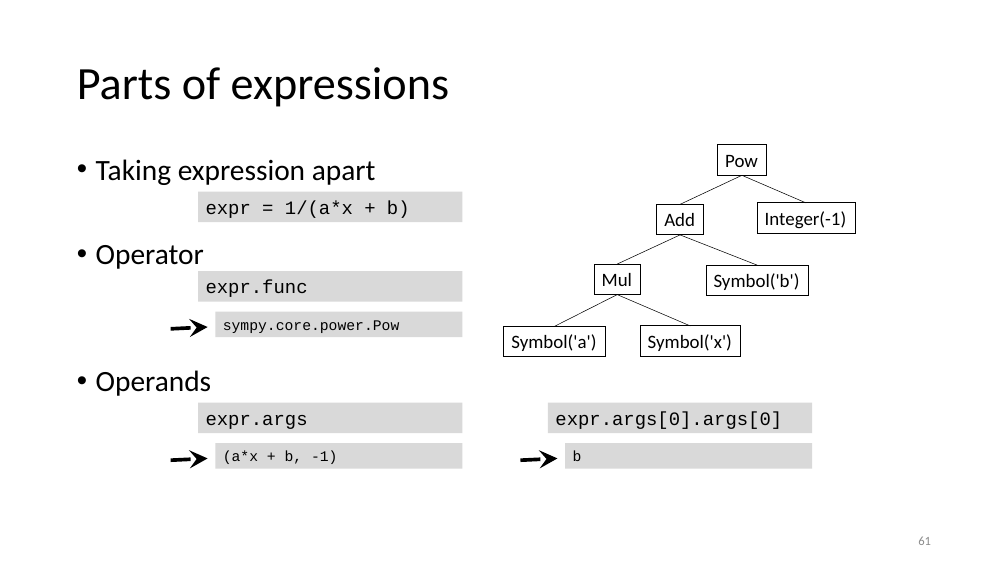
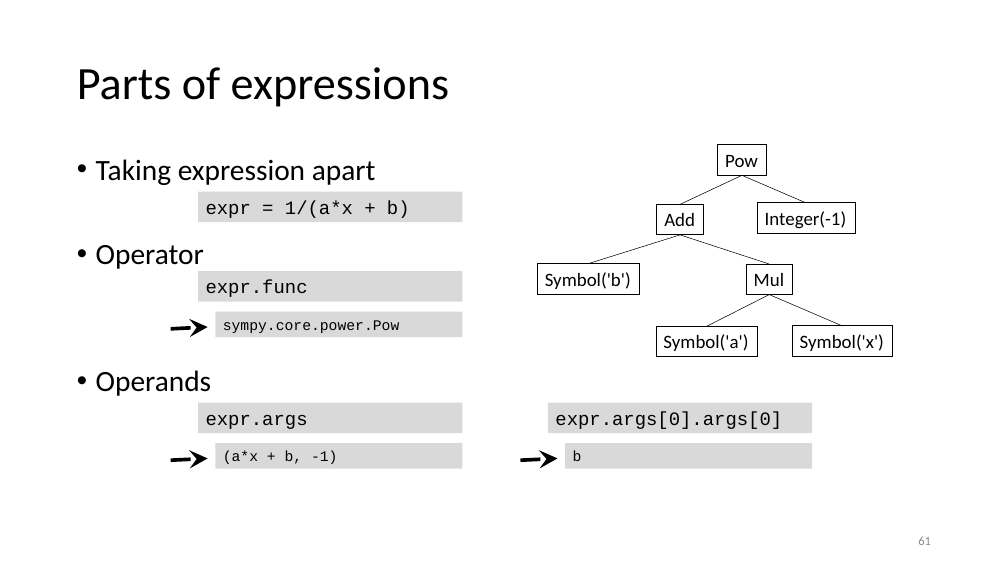
Before and after one commit to gjbex/Scientific-Python, a slide deck: slide 61 of scientific_python.pptx. Drawn at 1008x567 pixels with LibreOffice and Linux fonts; fonts in the diff are those of the drawing. Boxes give left, top, right and bottom in pixels: in the first picture for what was removed or moved away, otherwise in the second. Text is boxed around its words. In the diff, an @@ line names an element or a change of style, - is before the commit and + after.

```diff
--- a/scientific_python.pptx
+++ b/scientific_python.pptx
@@ line moved from (681, 235) - (758, 265) to (681, 235) - (589, 264) @@
@@ line moved from (681, 235) - (617, 264) to (681, 235) - (770, 264) @@
@@ rectangle "Symbol('b')": place and size @@
-rectangle "Symbol('b')" at [706, 265, 808, 296]
+rectangle "Symbol('b')" at [538, 264, 640, 294]
@@ 3 rectangles, 1 line: place and size @@
-3 rectangles, 1 line at [504, 264, 741, 357]
+3 rectangles, 1 line at [656, 264, 893, 357]
@@ line moved from (617, 295) - (690, 326) to (770, 295) - (843, 326) @@
```
Also in this commit, not shown: 1 other slide changed.
